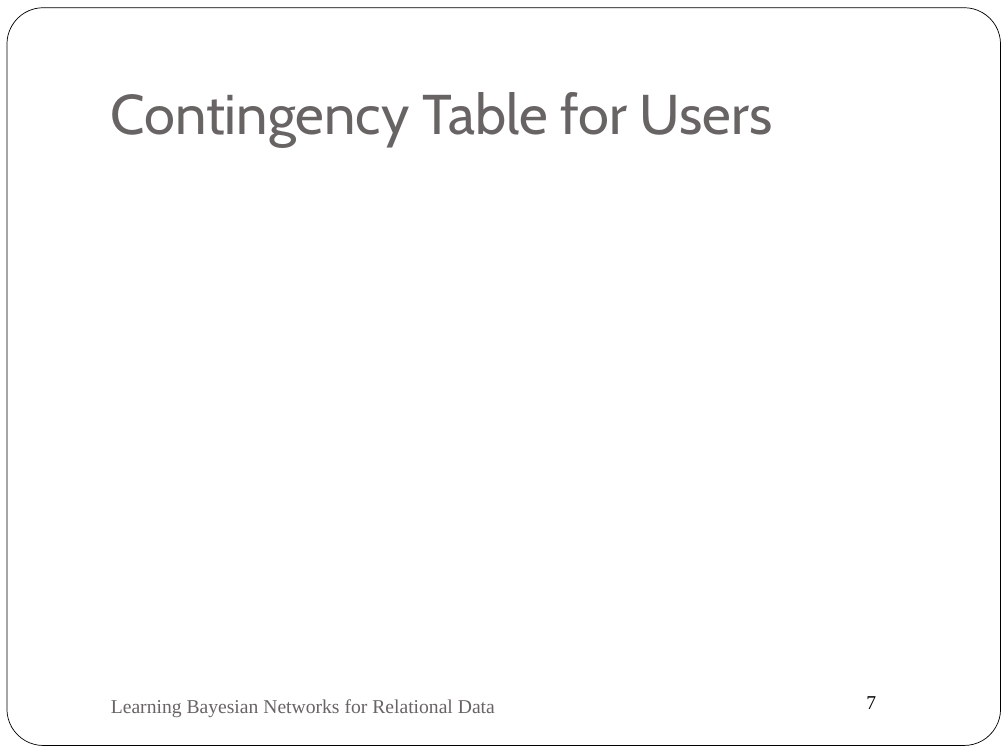
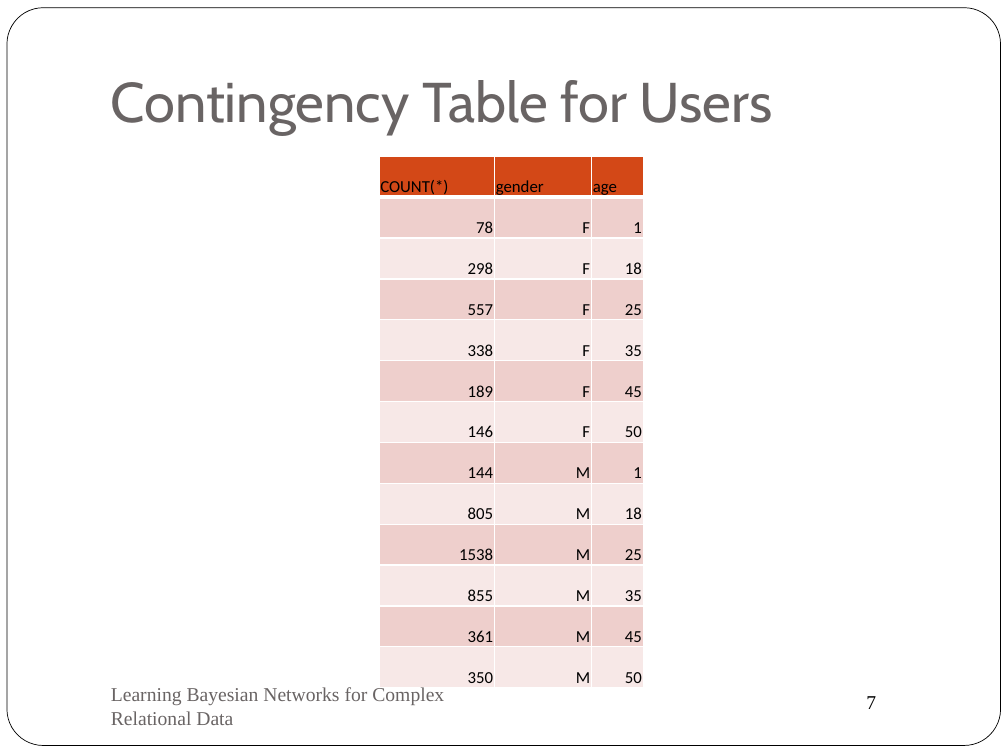
Before and after one commit to oschulte/srl-tutorial-slides, a slide deck: slide 7 of ch4-struc-learning.pptx. Drawn at 1008x756 pixels with LibreOffice and Linux fonts; fonts in the diff are those of the drawing. Boxes give left, top, right and bottom in pixels: in the first picture for what was removed or moved away, otherwise in the second. Text is boxed around its words. In the diff, an @@ line names an element or a change of style, - is before the commit and + after.

Commit message:
new structure learning part

```diff
--- a/ch4-struc-learning.pptx
+++ b/ch4-struc-learning.pptx
@@ title "Contingency Table for Users": place and size @@
-title "Contingency Table for Users" at bbox=[111, 92, 773, 147]
+title "Contingency Table for Users" at bbox=[111, 80, 773, 135]
@@ table added at bbox=[379, 156, 643, 687], 13 rows, 3 columns @@
+COUNT(*) | gender | age
+78 | F | 1
+298 | F | 18
+557 | F | 25
+338 | F | 35
+189 | F | 45
+146 | F | 50
+144 | M | 1
+805 | M | 18
+1538 | M | 25
+855 | M | 35
+361 | M | 45
+350 | M | 50
@@ text at bbox=[111, 687, 444, 725]: text changed @@
-Learning Bayesian Networks for Relational Data
+Learning Bayesian Networks for Complex Relational Data
```
Also in this commit, not shown: 11 other slides changed, 2 slides added, 1 slide removed.
